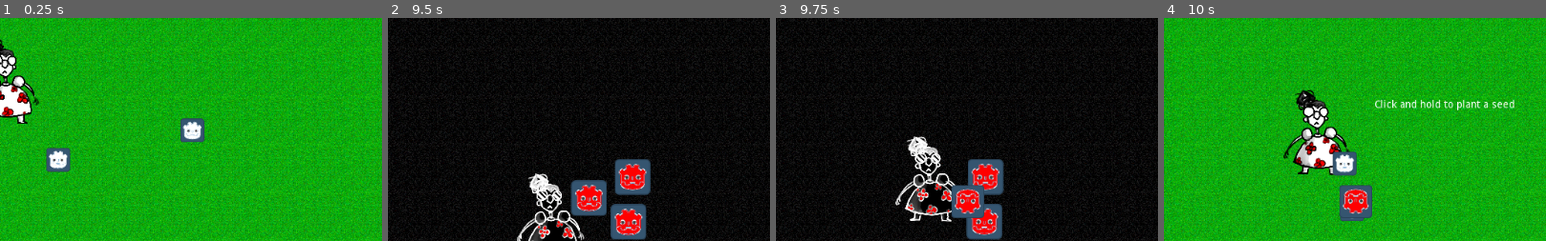
Above: before the commit, frames 1-4 (left to right).
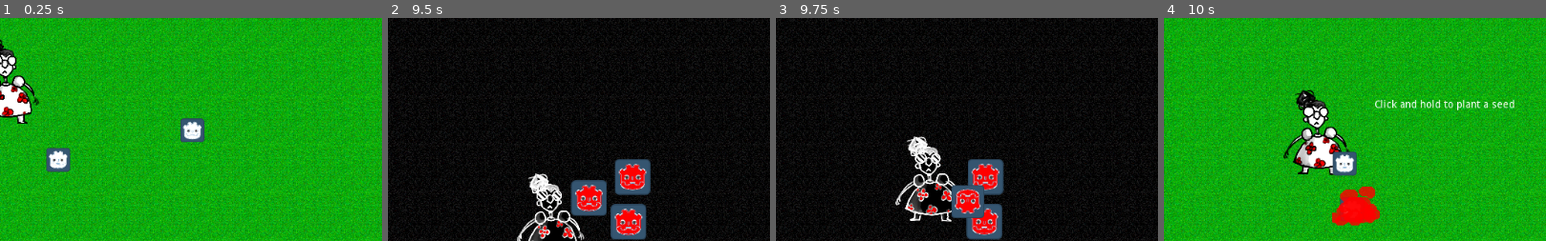
Above: after the commit, the same moments.

Repository: HedgeLizards/GGJ22
Game: Godot game, scene res://scenes/Main.tscn
Two runs of this game, one before a commit and one after it. Both use one fixed random seed, a clock stepped at 60 frames per second and the inputs below. The engine's default icon, where the game draws it, is replaced by a stand-in: a white triangle on a blue panel in a dark square.
Inputs (mouse positions are % of the whole screen's width and height, from its top left):
- Up to frame 1 (0.25 s): no input
- Up to frame 2 (9.5 s): tap Enter at 0.5 s; move the mouse to (72, 45) at 0.52 s; press the mouse at (72, 45) at 0.53 s; hold D (right) 0.53-1.28 s; move the mouse to (30, 55) at 1.27 s; release the mouse at (30, 55) at 1.28 s; hold S (down) 1.28-2.03 s; click (30, 55) at 1.35 s; move the mouse to (60, 28) at 2.02 s; press the mouse at (60, 28) at 2.03 s; hold D (right) 2.03-2.78 s; move the mouse to (45, 70) at 2.77 s; release the mouse at (45, 70) at 2.78 s; hold W (up) 2.78-3.53 s; click (45, 70) at 2.85 s; move the mouse to (80, 65) at 3.52 s; press the mouse at (80, 65) at 3.53 s; hold A (left) 3.53-5.03 s; move the mouse to (20, 35) at 4.27 s; release the mouse at (20, 35) at 4.28 s; click (20, 35) at 4.35 s; move the mouse to (55, 50) at 5.02 s; press the mouse at (55, 50) at 5.03 s; hold S (down) 5.03-5.78 s; move the mouse to (35, 25) at 5.77 s; release the mouse at (35, 25) at 5.78 s; hold D (right) 5.78-6.53 s; click (35, 25) at 5.85 s; move the mouse to (72, 45) at 6.52 s; press the mouse at (72, 45) at 6.53 s; hold W (up) 6.53-7.28 s; move the mouse to (30, 55) at 7.27 s; release the mouse at (30, 55) at 7.28 s; hold D (right) 7.28-8.03 s; click (30, 55) at 7.35 s; move the mouse to (60, 28) at 8.02 s; press the mouse at (60, 28) at 8.03 s; hold S (down) 8.03-8.78 s; move the mouse to (45, 70) at 8.77 s; release the mouse at (45, 70) at 8.78 s; hold A (left) from 8.78 s (still down); click (45, 70) at 8.85 s
- Up to frame 3 (9.75 s): move the mouse to (80, 65) at 9.52 s; release A (left) at 9.53 s; press the mouse at (80, 65) at 9.53 s; hold W (up) from 9.53 s (still down)
- Up to frame 4 (10 s): keep holding W (up)
The pictures show only the part of the screen within x 43-93%, y 50-100%; the shares and areas given below are measured in that part.

Frames 1-3 are identical in both runs. In frame 4, 1.6% of the frame differs, in the area x 44-57%, y 74-94%.

Commit message:
bunny carcass

Diff:
--- a/scenes/DeadBunny.tscn
+++ b/scenes/DeadBunny.tscn
@@ -1,9 +1,16 @@
-[gd_scene load_steps=2 format=2]
+[gd_scene load_steps=4 format=2]
 
 [ext_resource path="res://assets/dead_evil_bunny.png" type="Texture" id=1]
+[ext_resource path="res://scripts/DeadBunny.gd" type="Script" id=2]
+[ext_resource path="res://assets/carcass.png" type="Texture" id=3]
 
-[node name="DeadBunny" type="Node2D"]
+[node name="DeadBunny" type="Node2D" groups=["dual"]]
+script = ExtResource( 2 )
 
-[node name="Sprite" type="Sprite" parent="."]
+[node name="Corpse" type="Sprite" parent="."]
 scale = Vector2( 0.7, 0.7 )
 texture = ExtResource( 1 )
+
+[node name="Carcass" type="Sprite" parent="."]
+visible = false
+texture = ExtResource( 3 )
--- /dev/null
+++ b/scripts/DeadBunny.gd
@@ -0,0 +1,9 @@
+extends Node2D
+
+
+func daychange(is_night):
+	if is_night:
+		queue_free()
+	else:
+		$Corpse.visible = false
+		$Carcass.visible = true
